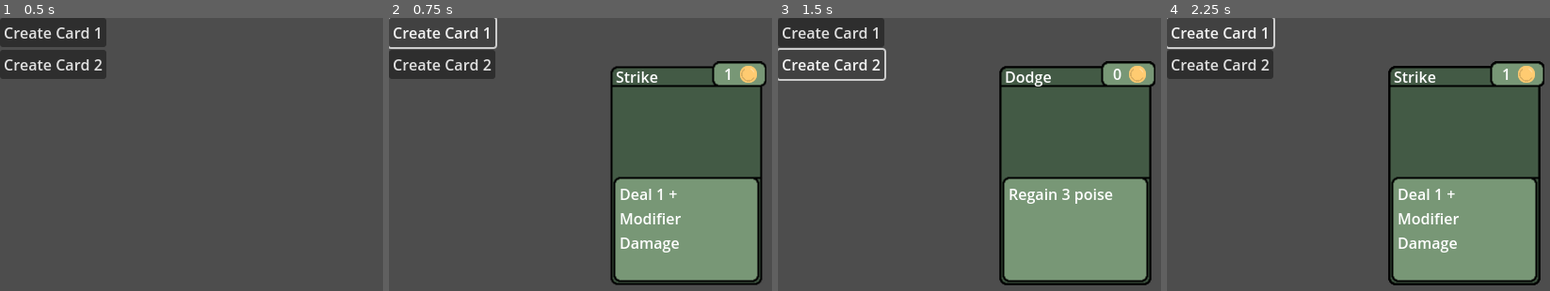
Above: before the commit, frames 1-4 (left to right).
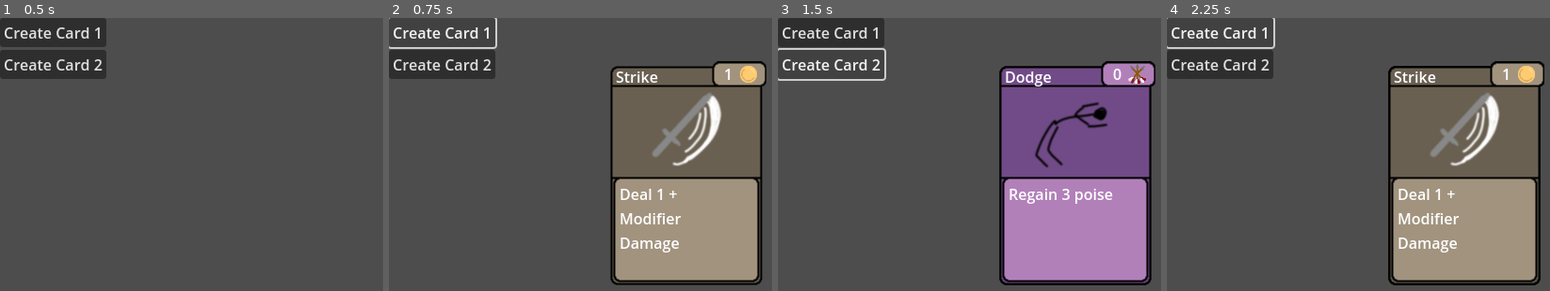
Above: after the commit, the same moments.

Repository: Kwism1127/FearNotDeath
Game: Godot game, scene res://deck_n_hand.tscn
Same seed, same stepped clock (60 frames per second), same inputs: the game is played once before the commit and once after it.
Inputs:
- Up to frame 1 (0.5 s): no input
- Up to frame 2 (0.75 s): click "Create Card 1" at 0.5 s
- Up to frame 3 (1.5 s): click "Create Card 2" at 1.25 s
- Up to frame 4 (2.25 s): click "Create Card 1" at 2 s

Frame 1 is identical in both runs. In frame 2, 27% of the frame differs, in the area x 58-99%, y 16-97%; in frame 3, 30%, in the area x 58-99%, y 16-98%; in frame 4, 27%.

Commit message:
More functionality to add cards
Added more editable variables to cards
Added additional (temp) art

Diff:
--- a/Card Scenes/dodge.tscn
+++ b/Card Scenes/dodge.tscn
@@ -1,6 +1,9 @@
-[gd_scene load_steps=2 format=3 uid="uid://bwatsw021t8ne"]
+[gd_scene load_steps=5 format=3 uid="uid://bwatsw021t8ne"]
 
 [ext_resource type="PackedScene" uid="uid://c5unkrxf8u18p" path="res://card.tscn" id="1_6kq71"]
+[ext_resource type="Texture2D" uid="uid://d4dh4nd5pem3" path="res://Assets/arrow_cost_icon.png" id="2_ppbpb"]
+[ext_resource type="Texture2D" uid="uid://bcpwu8lmam3wa" path="res://Assets/dodge_art.png" id="3_21wlt"]
+[ext_resource type="Texture2D" uid="uid://b12nfuafv2wmp" path="res://Assets/hemomancer_card_base.png" id="4_qugee"]
 
 [node name="Dodge" type="Node2D"]
 
@@ -8,3 +11,6 @@
 card_name = "Dodge"
 card_description = "Regain 3 poise"
 card_cost = 0
+card_cost_resource = ExtResource("2_ppbpb")
+card_image = ExtResource("3_21wlt")
+card_background = ExtResource("4_qugee")
--- a/Card Scenes/strike.tscn
+++ b/Card Scenes/strike.tscn
@@ -1,9 +1,15 @@
-[gd_scene load_steps=2 format=3 uid="uid://d2dxmqnfkm284"]
+[gd_scene load_steps=5 format=3 uid="uid://d2dxmqnfkm284"]
 
 [ext_resource type="PackedScene" uid="uid://c5unkrxf8u18p" path="res://card.tscn" id="1_twqcn"]
+[ext_resource type="Texture2D" uid="uid://drngv8orhpi1x" path="res://Assets/poise_cost_icon.png" id="2_dn5f4"]
+[ext_resource type="Texture2D" uid="uid://ckhrm1kakgtag" path="res://Assets/duelist_card_base.png" id="3_2qh4u"]
+[ext_resource type="Texture2D" uid="uid://bedleecnra4hf" path="res://Assets/strike_art.png" id="3_gspk3"]
 
 [node name="Strike" type="Node2D"]
 
 [node name="Card" parent="." instance=ExtResource("1_twqcn")]
 card_name = "Strike"
 card_description = "Deal 1 + Modifier Damage"
+card_cost_resource = ExtResource("2_dn5f4")
+card_image = ExtResource("3_gspk3")
+card_background = ExtResource("3_2qh4u")
--- a/Scripts/card.gd
+++ b/Scripts/card.gd
@@ -3,9 +3,9 @@
 @export var card_name: String = "Card Name"
 @export var card_description: String = "Card Description"
 @export var card_cost: int = 1
-@export var card_cost_resource: Sprite2D
-@export var card_image: Sprite2D
-@export var card_background: Sprite2D
+@export var card_cost_resource: Texture2D
+@export var card_image: Texture2D
+@export var card_background: Texture2D
 
 @onready var name_label: Label = $CardName/NameLbl
 @onready var description_label: Label = $CardDescription/DescriptionLbl
@@ -15,22 +15,24 @@
 @onready var base_sprite: Sprite2D = $CardBase/BaseSpr
 
 func _ready():
-	set_card_values(card_cost, card_name, card_description)
+	set_card_values(card_cost, card_name, card_description, card_cost_resource, card_image, card_background)
 
 
-func set_card_values(_cost: int, _name: String, _description: String):
-	#_resource: Sprite2D = cost_sprite, _image: Sprite2D = image_sprite, _background: Sprite2D = base_sprite
+func set_card_values(_cost: int, _name: String, _description: String, _resource: Texture2D, _image: Texture2D, _background: Texture2D):
 
 	card_name = _name
 	card_description = _description
 	card_cost = _cost
-	#card_cost_resource = _resource
-	#card_image = _image
-	#card_background = _background
+	card_cost_resource = _resource
+	card_image = _image
+	card_background = _background
 
 	name_label.set_text(_name)
 	description_label.set_text(_description)
 	cost_label.set_text(str(_cost))
+	cost_sprite.texture = _resource
+	image_sprite.texture = _image
+	base_sprite.texture = _background
 
 # Called every frame. 'delta' is the elapsed time since the previous frame.
 func _process(delta):
--- a/card.tscn
+++ b/card.tscn
@@ -1,11 +1,14 @@
-[gd_scene load_steps=4 format=3 uid="uid://c5unkrxf8u18p"]
+[gd_scene load_steps=5 format=3 uid="uid://c5unkrxf8u18p"]
 
 [ext_resource type="Texture2D" uid="uid://41tvq47kla0v" path="res://Assets/ranger_card_base.png" id="1_7m7sd"]
 [ext_resource type="Script" path="res://Scripts/card.gd" id="1_rxrsf"]
 [ext_resource type="Texture2D" uid="uid://drngv8orhpi1x" path="res://Assets/poise_cost_icon.png" id="2_3gm3e"]
+[ext_resource type="Texture2D" uid="uid://bedleecnra4hf" path="res://Assets/strike_art.png" id="3_435t7"]
 
 [node name="Card" type="Node2D"]
 script = ExtResource("1_rxrsf")
+card_name = ""
+card_description = ""
 
 [node name="CardBase" type="Node2D" parent="."]
 
@@ -15,6 +18,7 @@
 [node name="CardImage" type="Node2D" parent="."]
 
 [node name="ImageSpr" type="Sprite2D" parent="CardImage"]
+texture = ExtResource("3_435t7")
 
 [node name="CardName" type="Node2D" parent="."]
 
Binary file added: Assets/dodge_art.png
Not shown, added: Assets/dodge_art.png.import
Binary file added: Assets/strike_art.png
Not shown, added: Assets/strike_art.png.import
